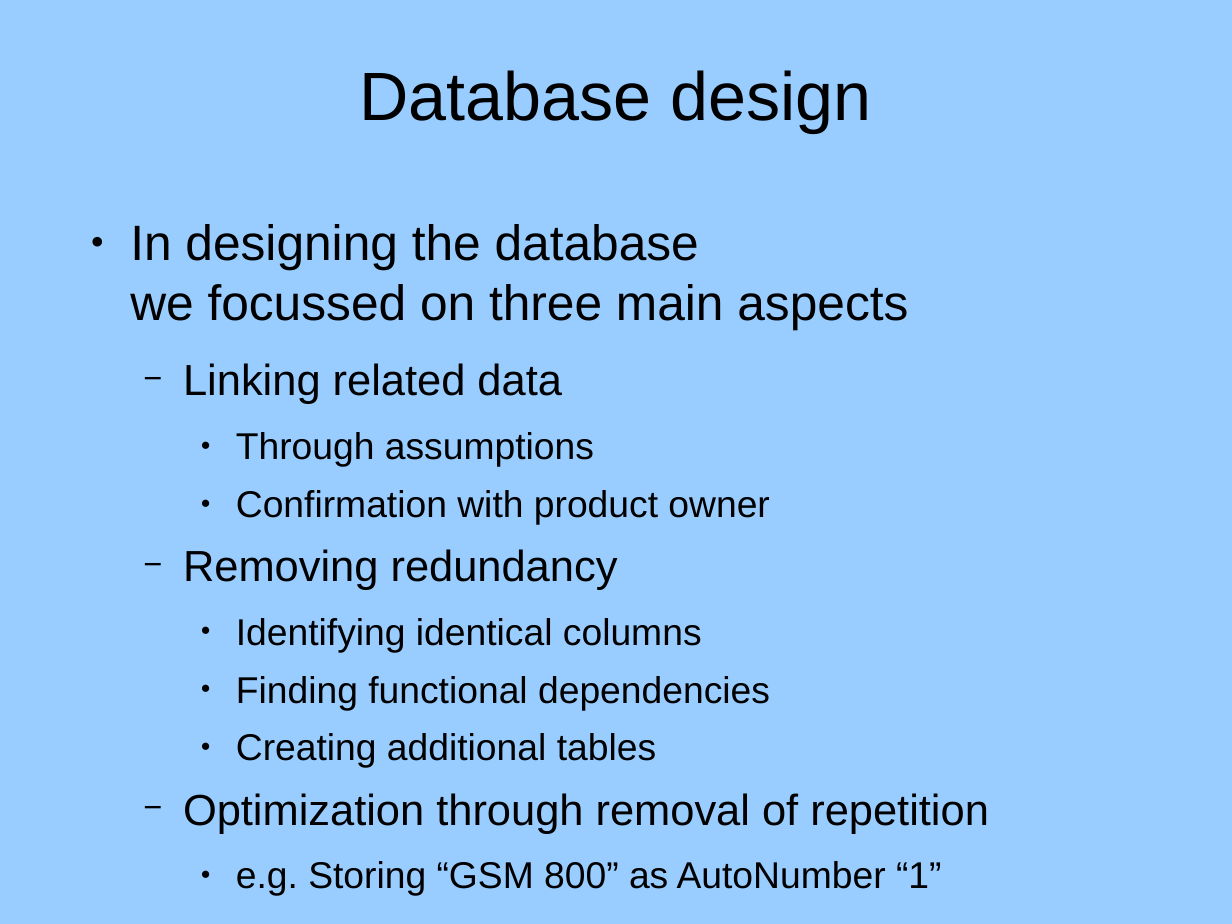
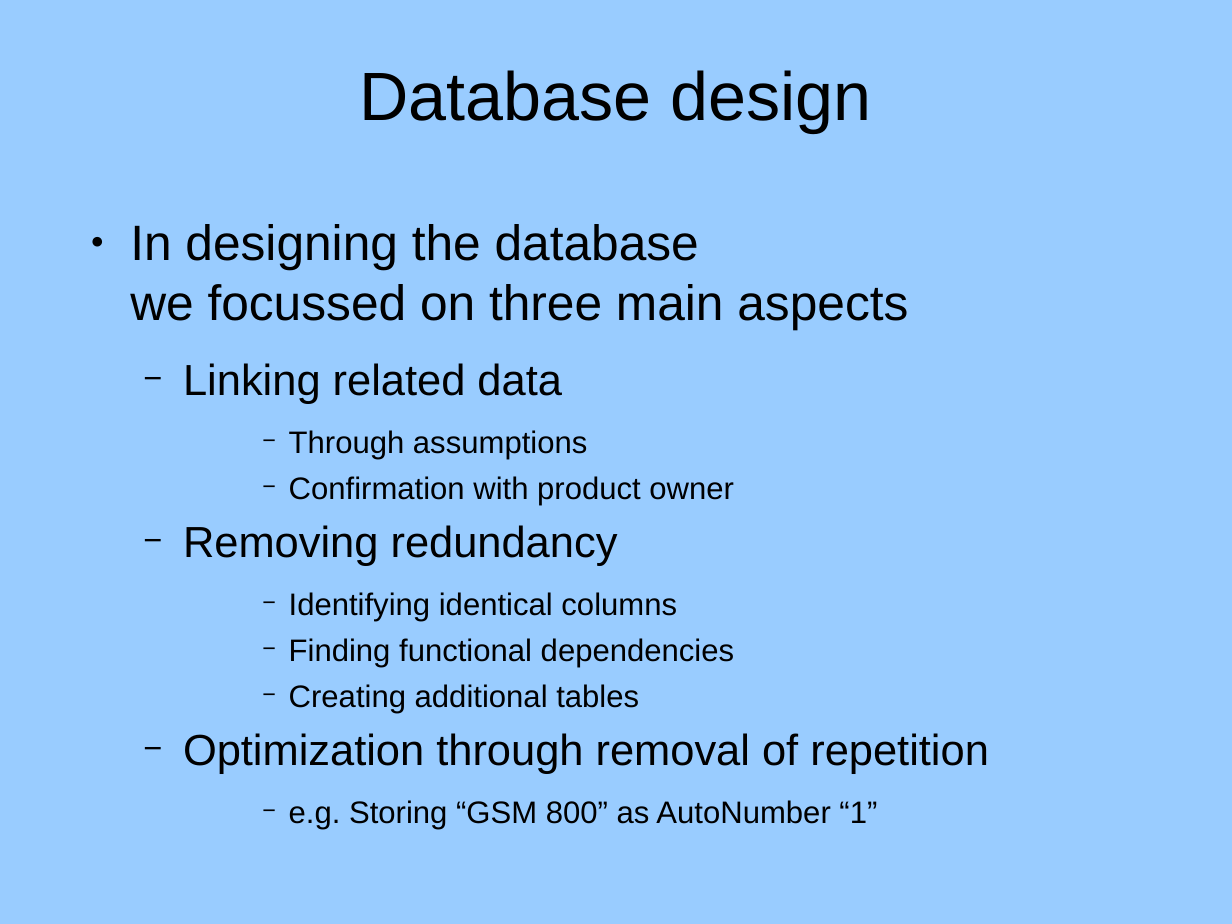
Before and after one commit to rednanor/GroupProject, a slide deck: slide 6 of Documentation/Group5presentation.odp (slide 3 before the commit). Drawn at 1232x924 pixels with LibreOffice and Linux fonts; fonts in the diff are those of the drawing; background and template pictures are left out. Boxes give left, top, right and bottom in pixels: in the first picture for what was removed or moved away, otherwise in the second. Text is boxed around its words. In the diff, an @@ line names an element or a change of style, - is before the commit and + after.

```diff
--- a/Documentation/Group5presentation.odp
+++ b/Documentation/Group5presentation.odp
@@ text at <box>289,430,877,829</box>: size 24 to 20 pt in "Through assumptions", "Confirmation with product owner", "Identifying identical columns", "Finding functional dependencies" and 2 more places; bullet ● to −; list level 3 to 4 in "Through assumptions"; list level 3 to 4 in "Confirmation with product owner"; list level 3 to 4 in "Identifying identical columns"; list level 3 to 4 in "Finding functional dependencies"; list level 3 to 4 in "Creating additional tables"; list level 3 to 4 in "e.g. Storing “GSM 800” as ..." @@
```
Also in this commit, not shown: 2 other slides changed, 4 slides added, 1 other file.
